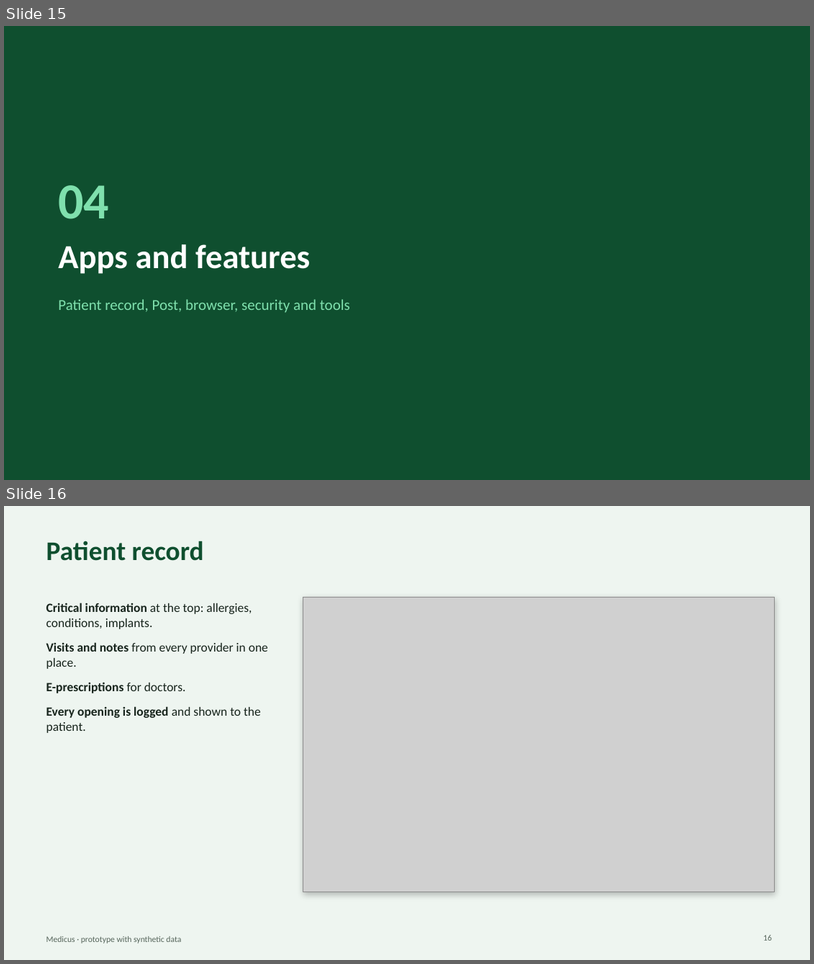
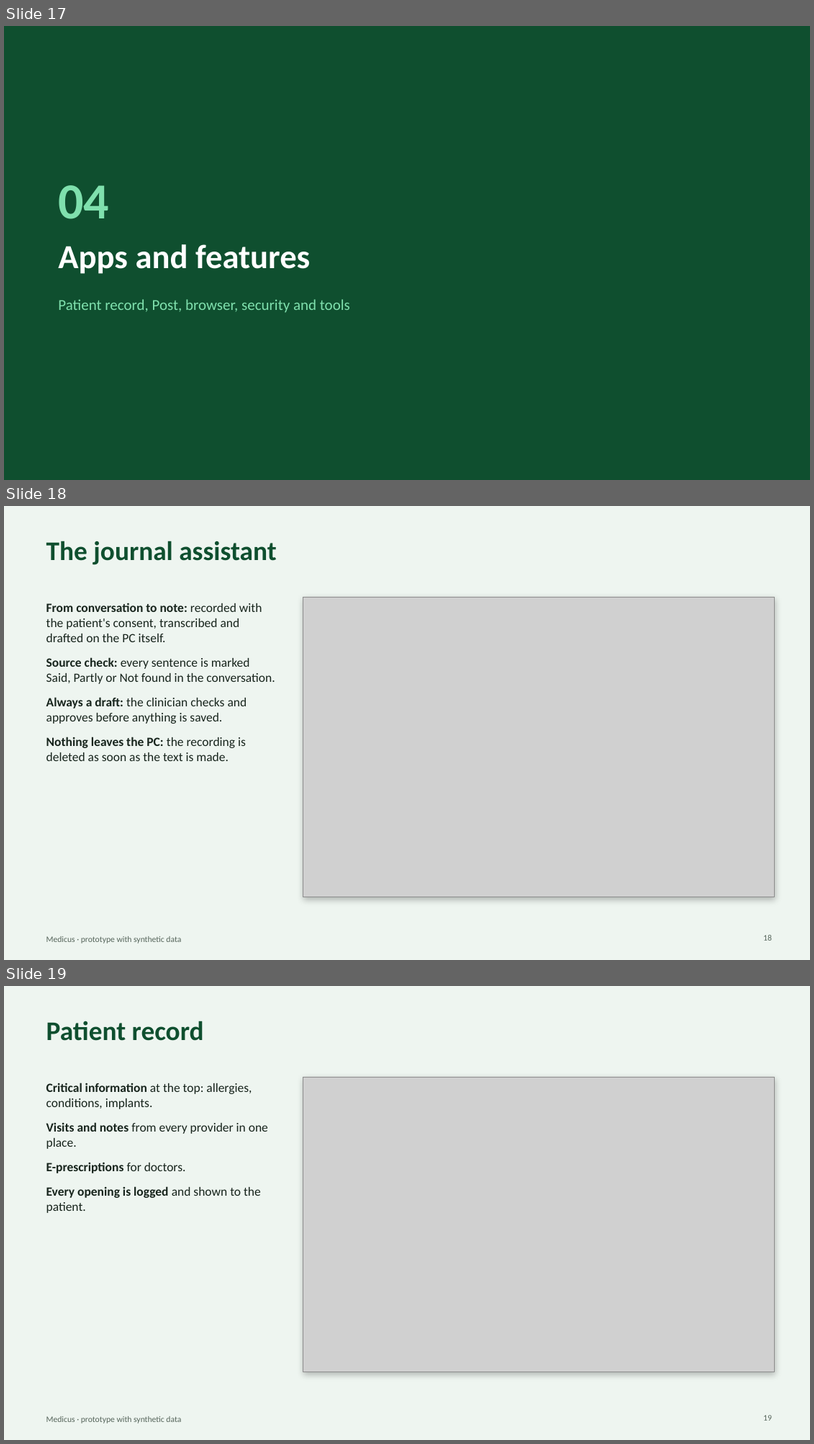
Before and after one commit to MusaMiyamoto/Medicus, a slide deck: docs/Medicus-presentation-en.pptx. Shown one above the other, each under a label of ours: slides 15 and 16 before the commit, slides 17, 18 and 19 after it. The pictures are 814x964 and 814x1444 pixels, drawn with LibreOffice and Linux fonts; fonts in the diff are those of the drawing; grey boxes stand for pictures. Boxes give left, top, right and bottom in pixels: in the first picture for what was removed or moved away, otherwise in the second. Text is boxed around its words. In the diff, an @@ line names an element or a change of style, - is before the commit and + after.

```diff
--- a/docs/Medicus-presentation-en.pptx
+++ b/docs/Medicus-presentation-en.pptx
@@ slide 18 added at <box>4,506,810,960</box>, background #EEF5F0; not listed: 1 template element that a slide beside it also shows @@
@@ title added at <box>46,541,276,565</box>, 32 pt, text #0F4F2F, bold @@
+The journal assistant
@@ text added at <box>46,602,275,761</box>, 15 pt, text #17241C @@
+• From conversation to note: recorded with the patient's consent, transcribed and drafted on the PC itself.
+• Source check: every sentence is marked Said, Partly or Not found in the conversation.
+• Always a draft: the clinician checks and approves before anything is saved.
+• Nothing leaves the PC: the recording is deleted as soon as the text is made.
@@ rectangle added at <box>304,597,775,897</box>, fill #FFFFFF, outline #D2DDD5 0.75 pt @@
@@ picture added at <box>304,597,775,897</box> @@
@@ page number added at <box>764,934,772,940</box>, 10 pt, text #56655B @@
+18
@@ what was slide 15 is now slide 17 @@
@@ what was slide 16 is now slide 19 @@
```
Also in this commit, not shown: 3 slides changed, 5 other slides added, 3 other files.
